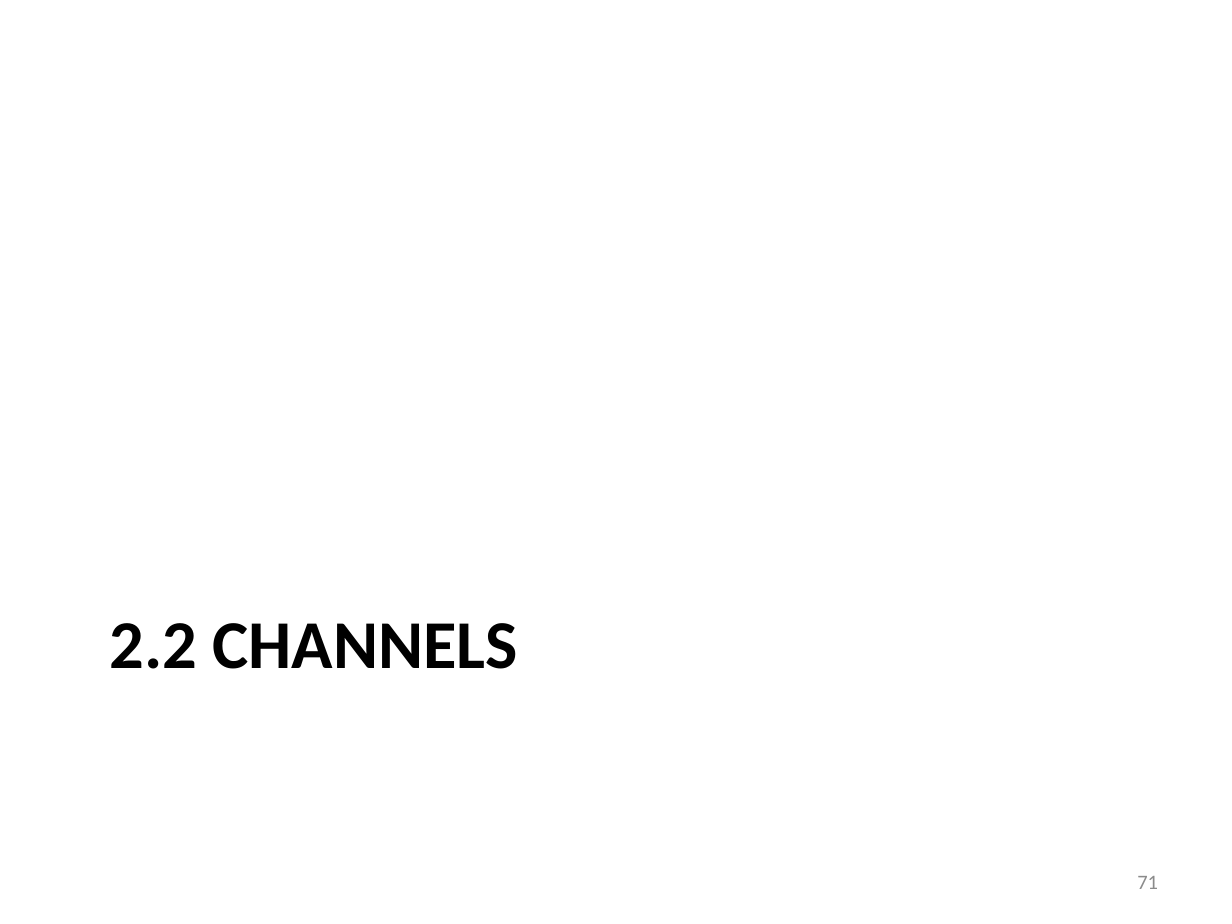
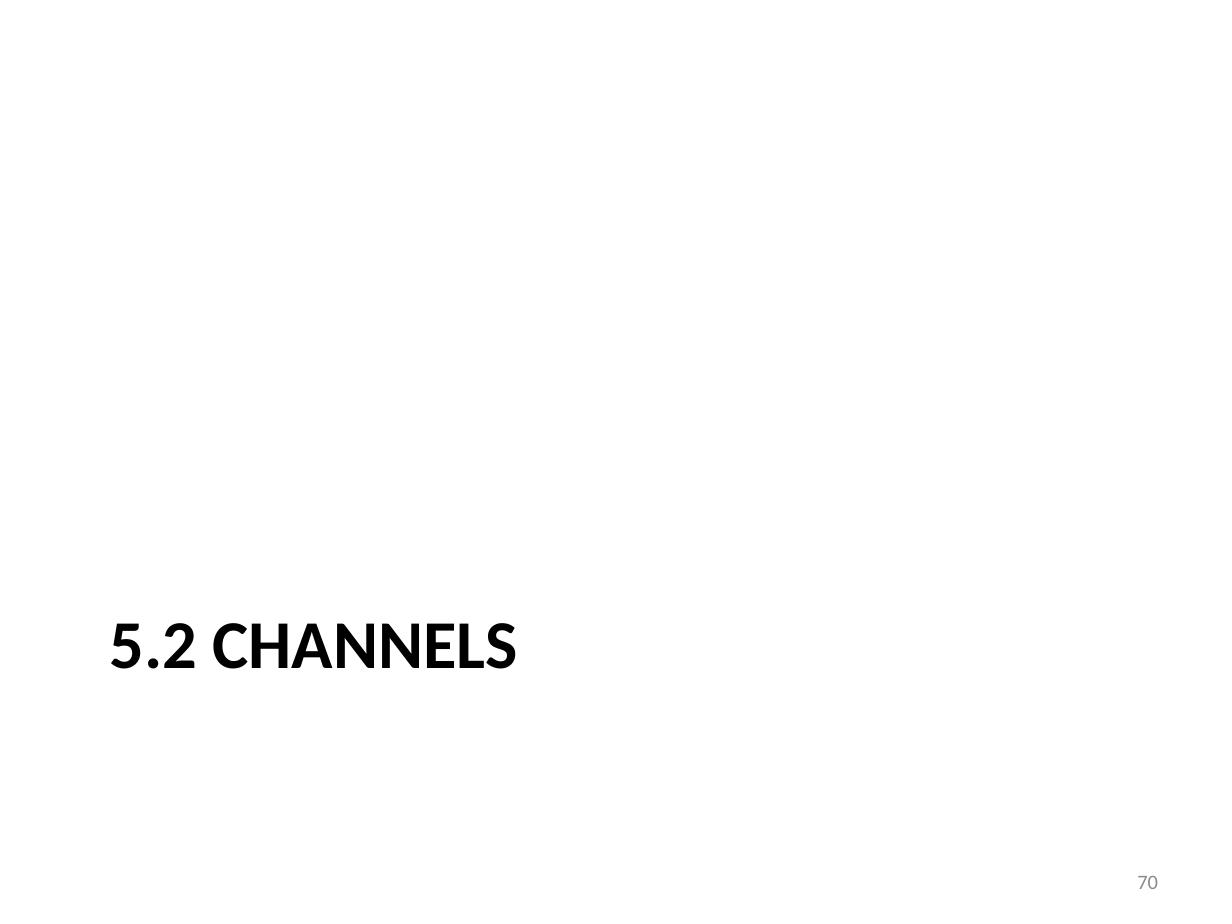
Before and after one commit to iancooper/Presentations, a slide deck: slide 70 of Practical Messaging - Day 1 - New.pptx (slide 71 before the commit). Drawn at 1232x924 pixels with LibreOffice and Linux fonts; fonts in the diff are those of the drawing. Boxes give left, top, right and bottom in pixels: in the first picture for what was removed or moved away, otherwise in the second. Text is boxed around its words. In the diff, an @@ line names an element or a change of style, - is before the commit and + after.

```diff
--- a/Practical Messaging - Day 1 - New.pptx
+++ b/Practical Messaging - Day 1 - New.pptx
@@ title at <box>110,623,518,669</box>: text changed @@
-2.2 CHANNELS
+5.2 CHANNELS
@@ page number at <box>1137,876,1158,889</box>: text changed @@
-71
+70
```
Also in this commit, not shown: 9 other slides changed, 6 slides added, 7 slides removed.
